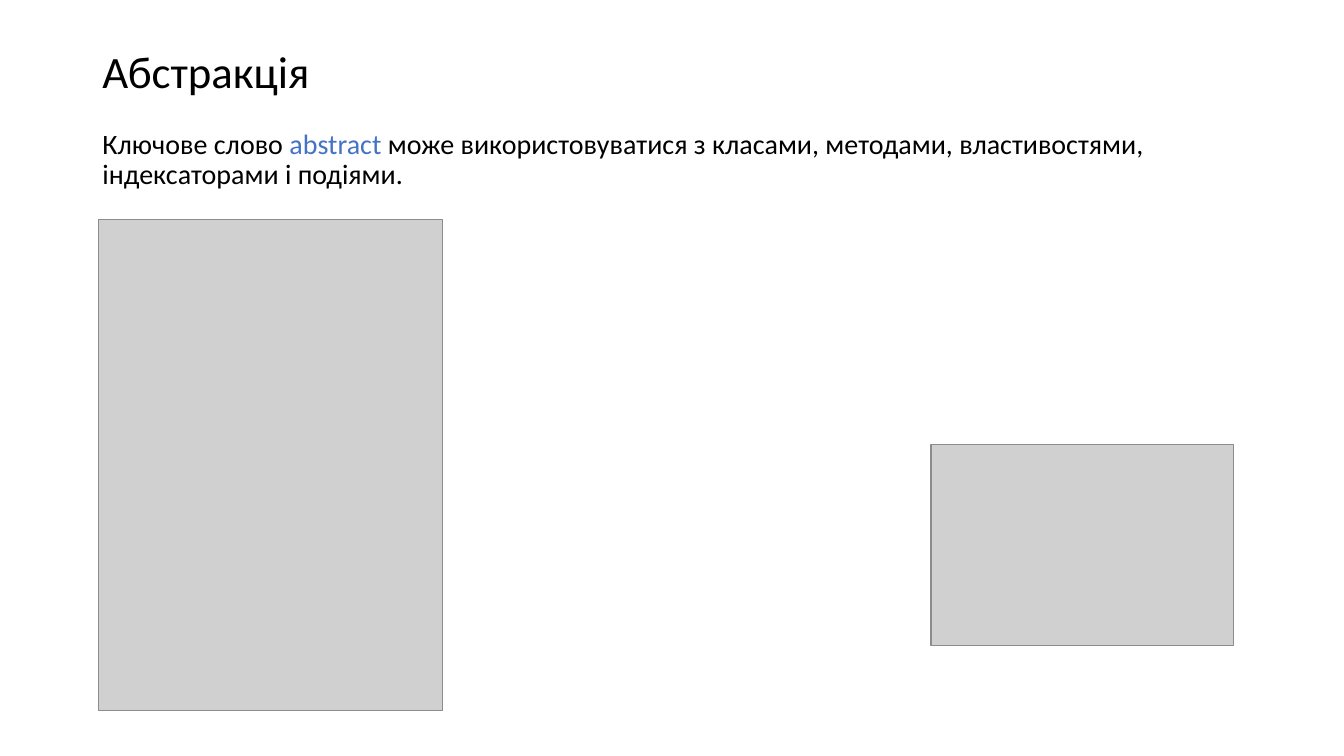
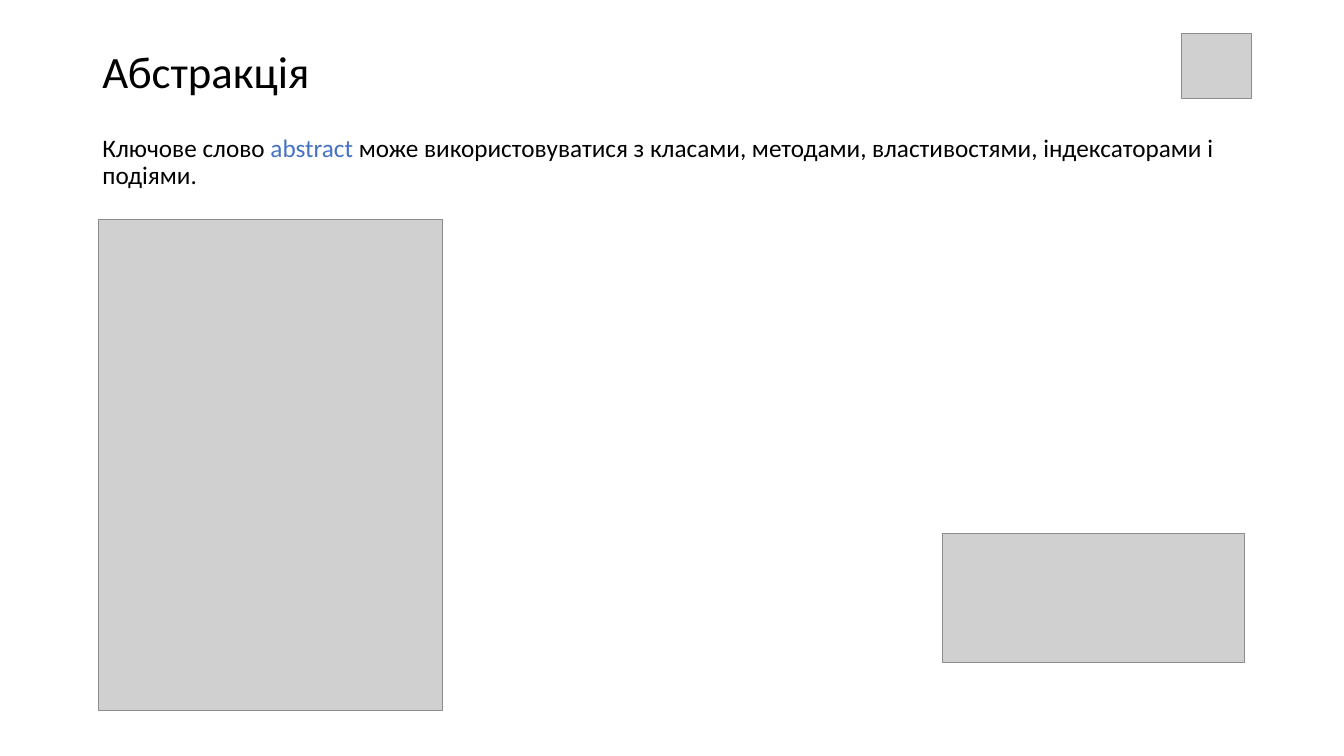
Before and after one commit to IT-Academy2020/Lesson_012_Abstractions, a slide deck: slide 4 of Lesson12.pptx. Drawn at 1344x756 pixels with LibreOffice and Linux fonts; fonts in the diff are those of the drawing; grey boxes stand for pictures. Boxes give left, top, right and bottom in pixels: in the first picture for what was removed or moved away, otherwise in the second. Text is boxed around its words. In the diff, an @@ line names an element or a change of style, - is before the commit and + after.

```diff
--- a/Lesson12.pptx
+++ b/Lesson12.pptx
@@ picture added at box(1182, 33, 1251, 98) @@
@@ text "Ключове слово abstract може використовуватися ..." at box(102, 139, 1213, 188): size 20 to 18 pt @@
@@ picture removed at box(932, 445, 1234, 646) @@
@@ picture added at box(943, 534, 1245, 662) @@
```
Also in this commit, not shown: 9 other slides changed, 1 slide added.
